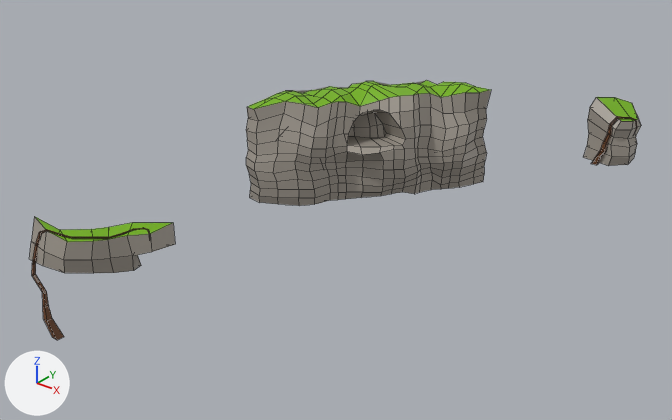
An edit to the FBX model Assets/Blender/Landscape/Ground/Cliff 008.fbx, drawn before and after from the same camera.
Camera for both pictures: a camera (50 mm lens) standing at (21.2, -42.1, 20.1) and looking at (-3.4, -11.3, 1.1). Lighting does not change. The marker at lower left points along +X, +Y and +Z. Mesh edges are drawn as thin lines. Where no turn or scale is listed for an object, it has been applied to the vertices.

Before the edit, the objects in view are built like this:
```python
me_cube_006 = bpy.data.meshes.new('Cube.006')
me_cube_006.from_pydata(...)  # 655 vertices, 608 faces; spans x -5.2..8.0, y -17.2..14.9, z -2.9..2.8
# faces by material slot: [427, 53, 128]
me_cube_006.materials.append(mat_cliff_grey_001_001)  # grey #9f988e
me_cube_006.materials.append(mat_cliff_green_001_001)  # green #73b200
me_cube_006.materials.append(mat_green)  # brown #6a4020
ob_cliff_008 = bpy.data.objects.new('Cliff 008', me_cube_006)
ob_cliff_008.location = (-3.55, -8.21, 2.73)
```
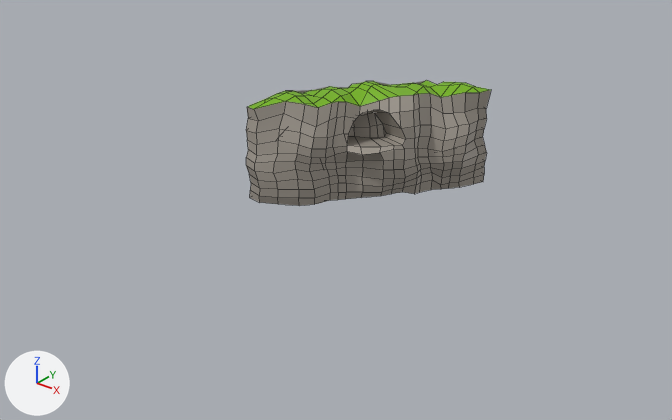
Commit message: Cliff V1.9

Boxes [x1, y1, x2, y2] around the edits, measured in the pictures (672 x 420 px):
'Cliff 008', reshaped (60% narrower, 51% shorter): before [29, 80, 641, 340]; after [246, 80, 491, 206]
part 1 of me_cube_006, deleted (brown): before [32, 228, 150, 340]
part 2 of me_cube_006, deleted: before [591, 116, 637, 165]
part 3 of me_cube_006, deleted: before [584, 97, 641, 166]
part 4 of me_cube_006, deleted: before [29, 216, 175, 273]

The edits, one by one:
me_cube_006 has 655 vertices, 608 faces and spans x -5.2..8.0, y -17.2..14.9, z -2.9..2.8.
me_cube_006 is used by ob_cliff_008; location (-3.55, -8.21, 2.73).
me_cube_006 part 1: the loose piece of 76 vertices spanning x -3.4..-0.4, y -17.2..-13.5, z -2.9..1.7 is deleted.
me_cube_006 part 2: the loose piece of 56 vertices spanning x 6.2..7.9, y 11.8..13.3, z -2.7..0.2 is deleted.
me_cube_006 part 3: the loose piece of 36 vertices spanning x 5.4..8.0, y 11.8..14.9, z -2.8..0.8 is deleted.
me_cube_006 part 4: the loose piece of 34 vertices spanning x -3.8..-0.3, y -16.9..-12.4, z -0.5..1.9 is deleted.
me_cube_006 no longer uses material mat_green (brown #6a4020).
